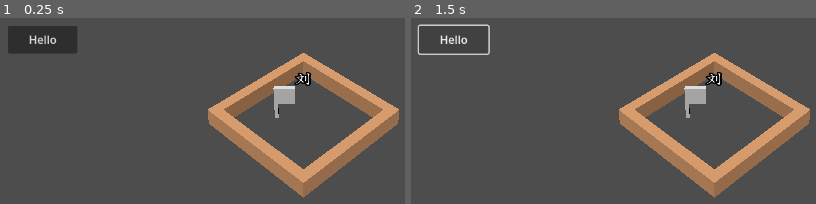
Above: before the commit, frames 1-2 (left to right).
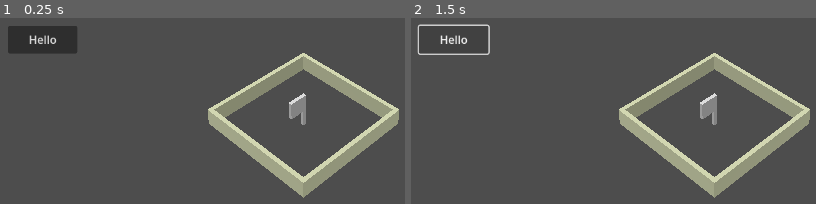
Above: after the commit, the same moments.

Repository: bianpeng001/GodotPy
Game: Godot game, scene res://main.tscn
Same seed, same stepped clock (60 frames per second), same inputs: the game is played once before the commit and once after it.
Inputs:
- Up to frame 1 (0.25 s): no input
- Up to frame 2 (1.5 s): click "Hello" at 0.5 s; click "Hello" at 1.25 s

The runs differ from the first frame. In frame 1, 12% of the frame differs, in the area x 51-99%, y 18-97%; in frame 2, 12%.

Commit message:
add cube.obj

Diff:
--- a/Demo/models/City01.tscn
+++ b/Demo/models/City01.tscn
@@ -1,21 +1,16 @@
-[gd_scene load_steps=5 format=3 uid="uid://4hvmkb1n5qtb"]
+[gd_scene load_steps=4 format=3 uid="uid://45b7kolvkb5r"]
 
-[ext_resource type="PackedScene" uid="uid://dx4jt88t2pkvs" path="res://models/City01.glb" id="1_dnl8w"]
-[ext_resource type="Material" uid="uid://bft44cxmukfxl" path="res://models/MatCity01.tres" id="2_3de47"]
-[ext_resource type="PackedScene" uid="uid://oop7cbbkolr3" path="res://models/Flag01.glb" id="3_3x2e3"]
-[ext_resource type="FontFile" uid="uid://cfhxpqexrydct" path="res://FZKT.ttf" id="4_8de7a"]
+[ext_resource type="ArrayMesh" uid="uid://cxbrxsl0q5jgi" path="res://models/City01.obj" id="1_662m5"]
+[ext_resource type="PackedScene" uid="uid://oop7cbbkolr3" path="res://models/Flag01.glb" id="2_7660u"]
+[ext_resource type="Material" uid="uid://bft44cxmukfxl" path="res://models/MatCity01.tres" id="2_ce25a"]
 
-[node name="City01" instance=ExtResource("1_dnl8w")]
+[node name="City01" type="Node3D"]
 
-[node name="Cube" parent="." index="0"]
+[node name="MeshInstance3D" type="MeshInstance3D" parent="."]
 transform = Transform3D(3, 0, 0, 0, 2, 0, 0, 0, 3, 0, 0, 0)
-surface_material_override/0 = ExtResource("2_3de47")
+mesh = ExtResource("1_662m5")
+surface_material_override/0 = ExtResource("2_ce25a")
 
-[node name="Flag01" parent="." index="1" instance=ExtResource("3_3x2e3")]
-transform = Transform3D(-0.707107, 0, 0.707107, 0, 1, 0, -0.707107, 0, -0.707107, -1, 0.5, 1)
+[node name="Flag01" parent="." instance=ExtResource("2_7660u")]
 
-[node name="Title" type="Label3D" parent="." index="2"]
-transform = Transform3D(0.707107, 0, 0.707107, 0, 1, 0, -0.707107, 0, 0.707107, 0, 3, 0)
-pixel_size = 0.028
-text = "刘"
-font = ExtResource("4_8de7a")
+[node name="Label3D" type="Label3D" parent="."]
--- a/Demo/models/MatCity01.tres
+++ b/Demo/models/MatCity01.tres
@@ -1,4 +1,4 @@
 [gd_resource type="StandardMaterial3D" format=3 uid="uid://bft44cxmukfxl"]
 
 [resource]
-albedo_color = Color(0.878431, 0.631373, 0.431373, 1)
+albedo_color = Color(0.858824, 0.878431, 0.721569, 1)
Not shown: 2 places in Demo/main.tscn that only renumber resources
Binary file removed: Demo/models/City01.glb
Not shown, removed: Demo/models/City01.glb.import
Not shown, added: Demo/models/City01.mtl
Not shown, added: Demo/models/City01.obj
Not shown, added: Demo/models/City01.obj.import
